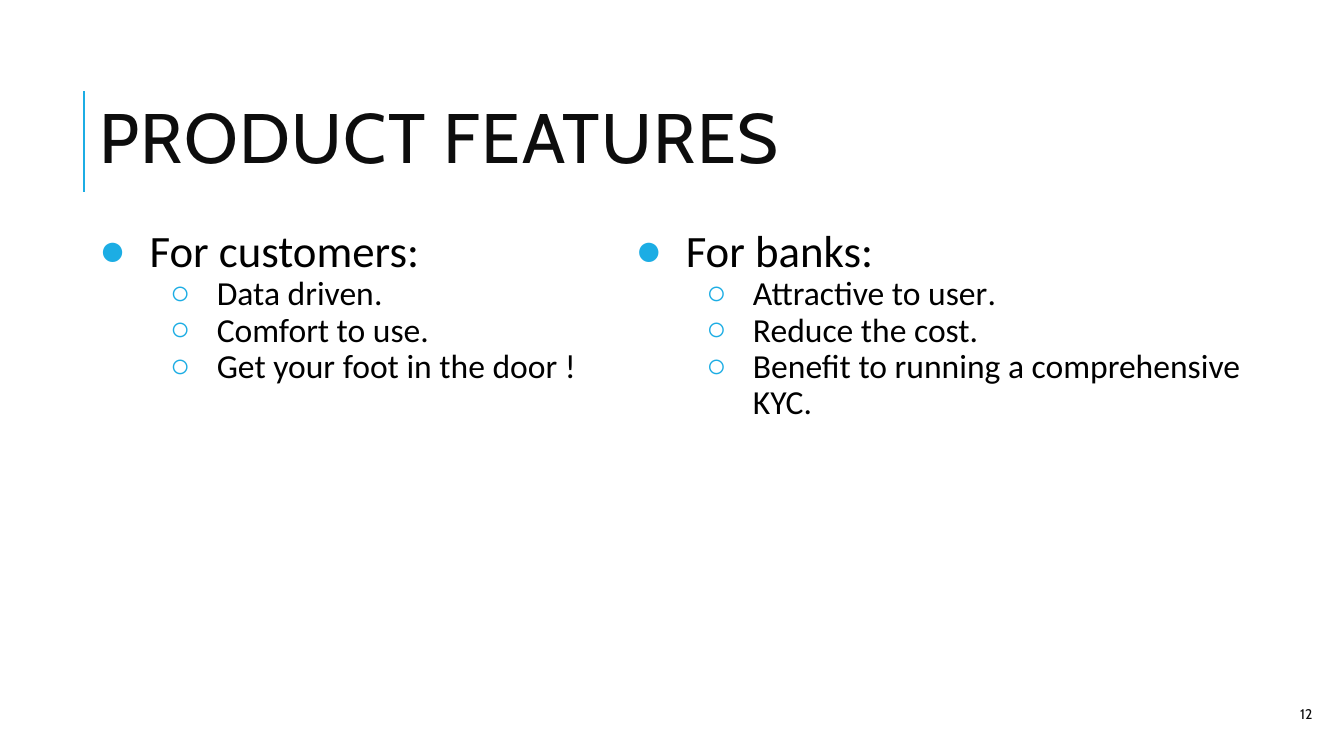
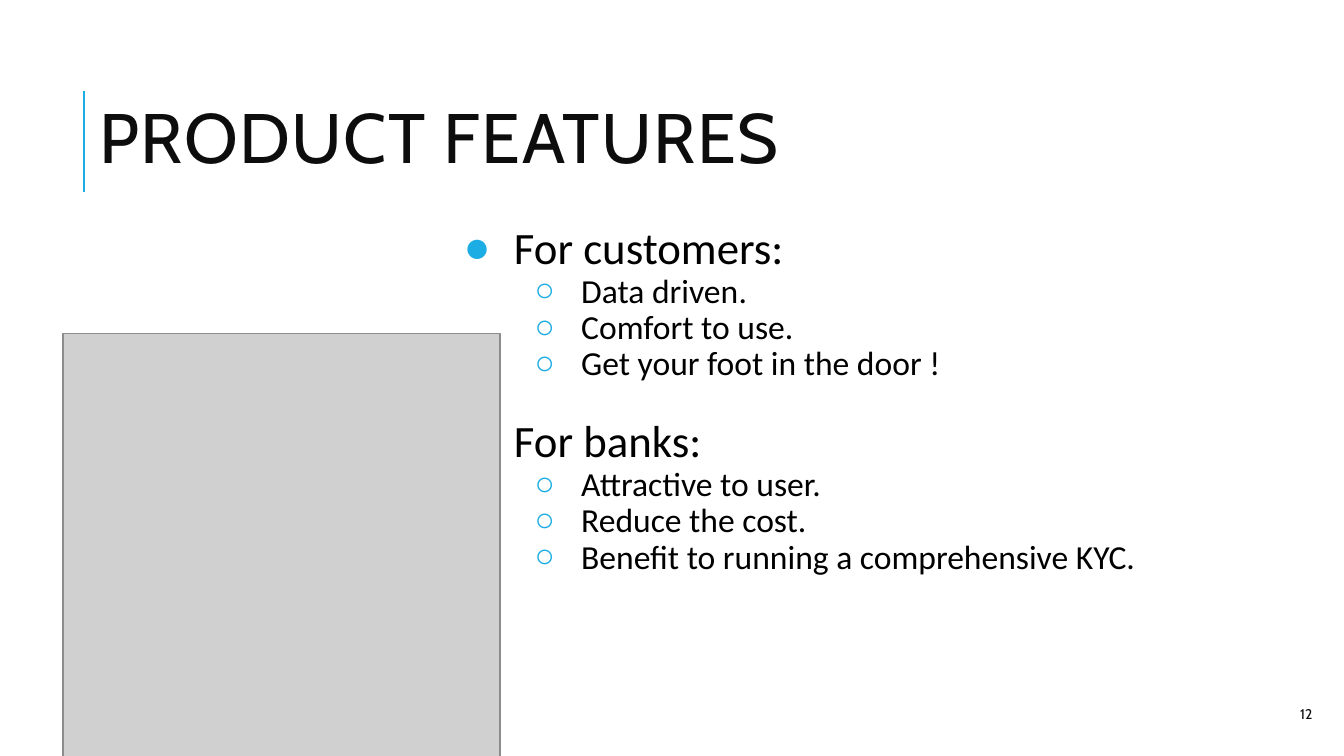
Before and after one commit to thtang/Fintech-Text-Mining-and-Machine-Learning, a slide deck: slide 12 of final/Fintech_final.pptx. Drawn at 1344x756 pixels with LibreOffice and Linux fonts; fonts in the diff are those of the drawing; grey boxes stand for pictures. Boxes give left, top, right and bottom in pixels: in the first picture for what was removed or moved away, otherwise in the second. Text is boxed around its words. In the diff, an @@ line names an element or a change of style, - is before the commit and + after.

```diff
--- a/final/Fintech_final.pptx
+++ b/final/Fintech_final.pptx
@@ text "For customers:": place and size @@
-text "For customers:" at <box>150,238,558,384</box>
+text "For customers:" at <box>514,235,1135,575</box>
@@ text removed at <box>686,236,1240,415</box> @@
-● For banks:
-  ○ Attractive to user.
-  ○ Reduce the cost.
-  ○ Benefit to running a comprehensive KYC.
@@ picture added at <box>63,333,500,756</box> @@
@@ text at <box>514,426,1135,575</box>: paragraphs added @@
+● For banks:
+  ○ Attractive to user.
+  ○ Reduce the cost.
+  ○ Benefit to running a comprehensive KYC.
```
Also in this commit, not shown: 6 other slides changed.
